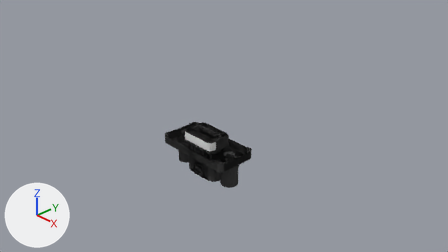
The Blender file USB-C Panel Mount Rugged Mini.blend: old version first, new version second.
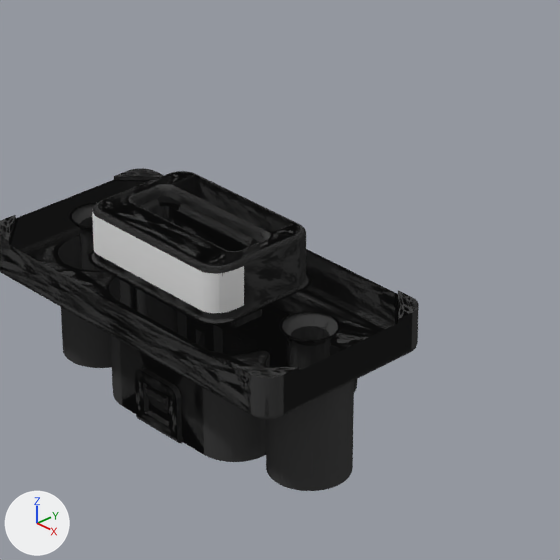
There are two pictures of each version: one from the file's camera 'Camera', one close up on the part from 37% to 63% of the width and 35% to 80% of the height. Every picture has the same lights, and +X, +Y and +Z are marked at lower left.

In view in the first close-up: 'Plane.001', 'USB-C Body'.
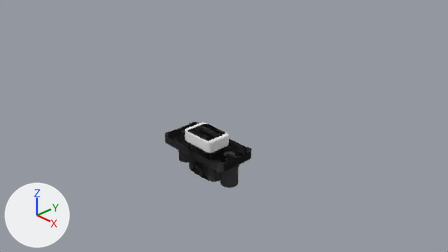
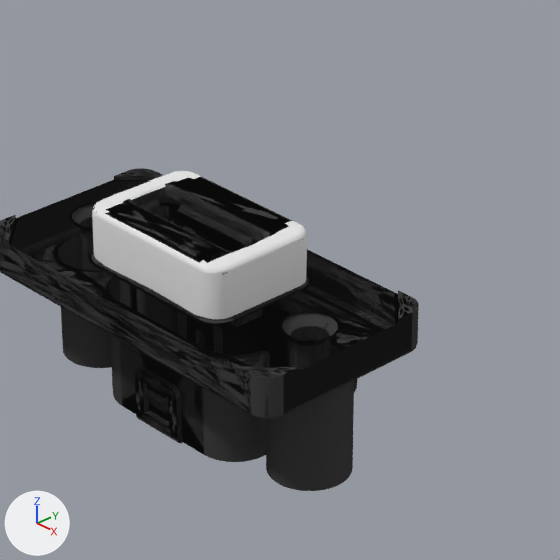
Commit message: Begin retopo

Edits to the scene script, one JSON object a line:
```json
{"block": "me_m_musb_k152_30_revg3", "where": "me_m_musb_k152_30_revg3.from_pydata(...)  # 3288 vertices, 6474 faces; spans x -1.0..1.0, y -0.5..0.63, z -0.78..0.27"}
{"block": "me_m_musb_k152_30_revg3", "where": "# used by ob_usb_c_body; location = (0.0, 0.0, 0.0)"}
{"block": "me_m_musb_k152_30_revg3", "where": "# verts and faces of me_m_musb_k152_30_revg3; kept vertices keep their numbers, new ones are numbered from 3288"}
{"block": "me_m_musb_k152_30_revg3", "where": "# before: 1005 (-0.32, 0.13, 0.27), 1006 (-0.35, 0.13, 0.27), 1016 (0.35, 0.13, 0.27), 1035 (0.35, 0.28, 0.27), 1058 (0.32, 0.13, 0.27)"}
{"block": "me_m_musb_k152_30_revg3", "where": "# before: 1064 (-0.35, 0.28, 0.27)"}
{"block": "me_m_musb_k152_30_revg3", "change": "me_m_musb_k152_30_revg3 part 1"}
{"op": "add", "block": "me_m_musb_k152_30_revg3", "code": "faces += [(1005, 1058, 1016, 1035, 1064, 1006)]"}
{"block": "me_plane_001", "where": "# used by ob_plane_001; location = (0.007, -0.31, 0.165); rotation_euler = (1.571, 0.0, 0.0), in degrees (90, 0, 0); scale = (0.0983, 0.0983, 0.0983)"}
{"op": "remove", "block": "me_plane_001", "code": "me_plane_001.from_pydata(...)  # 10 vertices, 4 faces; spans x 0.0..4.61, y -1.25..0.82, z -1.77..0.0"}
{"op": "add", "block": "me_plane_001", "code": "me_plane_001.from_pydata(...)  # 51 vertices, 36 faces, 1 loose edge; spans x 0.0..4.62, y -1.63..1.06, z -6.31..0.02"}
{"block": "me_plane_001", "change": "me_plane_001 part 2"}
{"block": "me_plane_001", "change": "9 vertices are removed from x 0.0..4.61, y -1.25..0.82, z -1.77..0.0"}
{"block": "me_plane_001", "change": "4 faces are deleted"}
{"block": "me_plane_001", "change": "50 vertices are added at x 0.0..4.62, y -1.63..1.06, z -6.31..0.02"}
{"block": "me_plane_001", "change": "1 loose edge is added"}
{"block": "me_plane_001", "change": "36 new faces join them"}
```

Pixel boxes (x1, y1, x2, y2) of what changed, in the close-ups (560 x 560 px):
```json
{"part": 1, "of": "me_m_musb_k152_30_revg3", "change": "added", "after": [172, 177, 290, 233], "on screen": "black"}
{"part": 2, "of": "me_plane_001", "change": "built on", "before": [92, 209, 244, 313], "after": [92, 171, 307, 319]}
```
